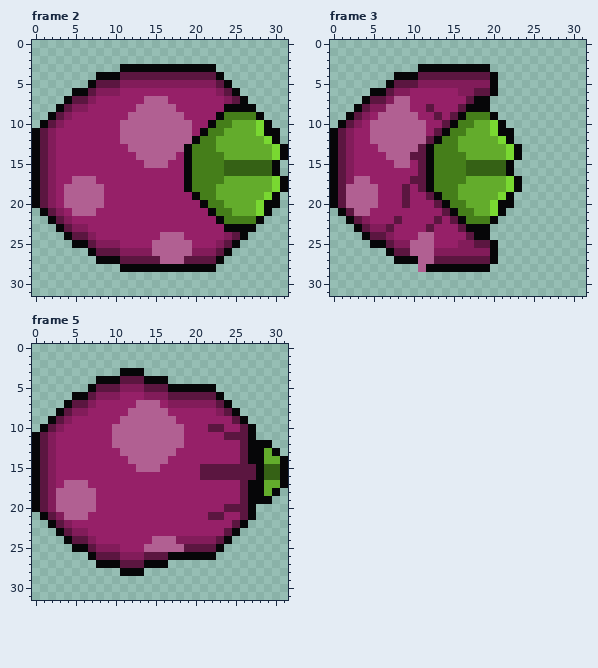
Two states of a pixel-art file, assets/sprites/legval/turret_epine.ase. The picture above was drawn from the file before the commit.
32x32 pixels, 5 frames. Shown: frame 2, frame 3, frame 5. The commit also changed other frames, which this record leaves out.
The same view after the edit:
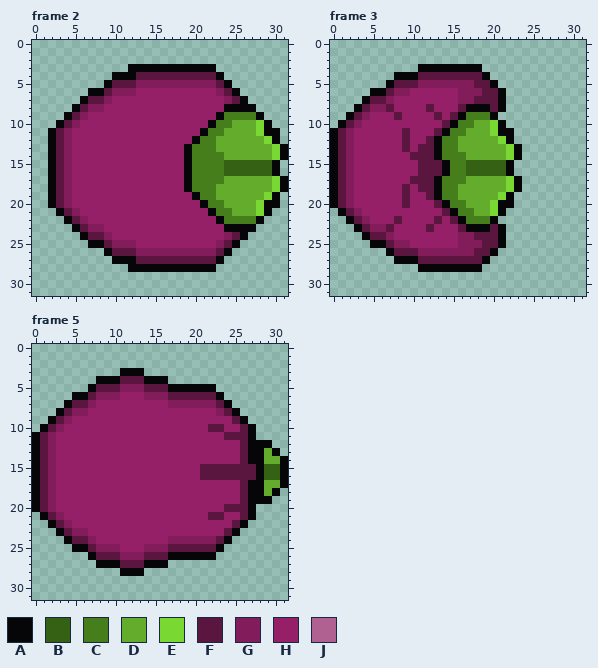
Palette (. is transparent): A #060608  B #356115  C #457e1a  D #63ac2c  E #79d831  F #5b1640  G #821c5a  H #962068  J #b16092
Change:
layer "Layer 5" now hidden
--- frame 2
@@ x 0..21 @@
  2 ......................
- 3 ...........AAAAAAAAAAA
- 4 ........AAAFFFFFFFFFFF
- 5 .......AFFFGGGGGGGGGGG
- 6 .....AAFGGGHHHHHHHHHHH
- 7 ....AFFGHHHHHHJJJHHHHH
- 8 ...AFGGHHHHHHJJJJJHHHH
- 9 ..AFGHHHHHHHJJJJJJJHHH
-10 .AFGHHHHHHHJJJJJJJJJHH
-11 AFGHHHHHHHHJJJJJJJJJHA
-12 AFGHHHHHHHHJJJJJJJJJAC
-13 AFGHHHHHHHHHJJJJJJJACC
-14 AFGHHHHHHHHHHJJJJJHACC
-15 AFGHHHHHHHHHHHJJJHHACC
-16 AFGHHHHHHHHHHHHHHHHACC
-17 AFGHHJJJHHHHHHHHHHHACC
-18 AFGHJJJJJHHHHHHHHHHACC
-19 AFGHJJJJJHHHHHHHHHHHAC
-20 AFGHJJJJJHHHHHHHHHHHHA
-21 .AFGHJJJHHHHHHHHHHHHHH
-22 ..AFGHHHHHHHHHHHHHHHHH
-23 ...AFGGHHHHHHHHHHHHHHH
-24 ....AFFGHHHHHHHHJJJHHH
-25 .....AAFGGGHHHHJJJJJHH
-26 .......AFFFGGGGJJJJJGG
-27 ........AAAFFFFFJJJFFF
-28 ...........AAAAAAAAAAA
+ 3 ............AAAAAAAAAA
+ 4 ..........AAAFFFFFFFFF
+ 5 .........AFFFGGGGGGGGG
+ 6 .......AAFGGGHHHHHHHHH
+ 7 ......AFFGHHHHHHHHHHHH
+ 8 .....AFGGHHHHHHHHHHHHH
+ 9 ....AFGHHHHHHHHHHHHHHH
+10 ...AFGHHHHHHHHHHHHHHHH
+11 ..AFGHHHHHHHHHHHHHHHHA
+12 ..AFGHHHHHHHHHHHHHHHAC
+13 ..AFGHHHHHHHHHHHHHHACC
+14 ..AFGHHHHHHHHHHHHHHACC
+15 ..AFGHHHHHHHHHHHHHHACC
+16 ..AFGHHHHHHHHHHHHHHACC
+17 ..AFGHHHHHHHHHHHHHHACC
+18 ..AFGHHHHHHHHHHHHHHACC
+19 ..AFGHHHHHHHHHHHHHHHAC
+20 ..AFGHHHHHHHHHHHHHHHHA
+21 ...AFGHHHHHHHHHHHHHHHH
+22 ....AFGHHHHHHHHHHHHHHH
+23 .....AFGGHHHHHHHHHHHHH
+24 ......AFFGHHHHHHHHHHHH
+25 .......AAFGGGHHHHHHHHH
+26 .........AFFFGGGGGGGGG
+27 ..........AAAFFFFFFFFF
+28 ............AAAAAAAAAA
 29 ......................
--- frame 3
@@ x 0..31 @@
  2 ................................
- 3 ...........AAAAAAAAA............
- 4 ........AAAFFFFFFFFFA...........
- 5 .......AFFFGGGGGGGGGA...........
- 6 .....AAFGGHHHHHHGGFFA...........
- 7 ....AFFGJJHHHHHHHFAA............
- 8 ...AFGGJJJHHFHHHFAAA............
- 9 ..AFGHJJJJJHHFHFACCCA...........
-10 .AFGHJJJJJJJHHFACCDDEA..........
-11 AFGHHJJJJJJJHFACCDDDEAA.........
-12 AFGHHJJJJJJJFACCDDDDDEA.........
-13 AFGHHHJJJJJFACCCDDDDDDEA........
-14 AFGHHHHJJJFFACCCCDDDDDEA........
-15 AFGHHHHHJJHFACCCCBBBBBA.........
-16 AFGHHHHHHHHFACCCCBBBBBA.........
-17 AFGJJHHHHHFFACCCCDDDDDEA........
-18 AFJJJJHHHFHFACCCDDDDDDEA........
-19 AFJJJJHHHFHHFACCDDDDDEA.........
-20 AFJJJJHHHFHHHFACCDDDEAA.........
-21 .AFJJHHHHHHHHHFACCDDEA..........
+ 3 ...........AAAAAAAA.............
+ 4 ........AAAFFFFFFFFA............
+ 5 .......AFFFGGGGGGGFFA...........
+ 6 .....AAFGGHHHHHHGGGFFA..........
+ 7 ....AFFGHHHHHHHHGGFFFA..........
+ 8 ...AFGGFHHHHFHHHFAAAFA..........
+ 9 ..AFGHHHFHHHHFHFACCCA...........
+10 .AFGHHHHHHHHHHFACCDDEA..........
+11 AFGHHHHHHFHHHFACCDDDEAA.........
+12 AFGHHHHHHFHHFACCDDDDDEA.........
+13 AFGHHHHHHFHFFACCDDDDDDEA........
+14 AFGHHHHHHHFFFACCCDDDDDEA........
+15 AFGHHHHHHHHFFFACCBBBBBA.........
+16 AFGHHHHHHHHFFFACCBBBBBA.........
+17 AFGHHHHHHHFFFACCCDDDDDEA........
+18 AFGHHHHHHFHFFACCDDDDDDEA........
+19 AFGHHHHHHFHHFACCDDDDDEA.........
+20 AFGHHHHHHFHHHFACCDDDEAA.........
+21 .AFGHHHHHHHHHHFACCDDEA..........
 22 ..AFGHHHFHHHHFHFACCCA...........
-23 ...AFGGFHHHHFHHHFAAA............
-24 ....AFFGHHHJJHHHHFAA............
-25 .....AAFGGJJJHHHGGFFA...........
-26 .......AFFJJJGGGGGGGA...........
-27 ........AAAJJFFFFFFFA...........
-28 ...........JAAAAAAAA............
+23 ...AFGGFHHHHFHHHFAAAFA..........
+24 ....AFFGHHHHHHHHGGFFFA..........
+25 .....AAFGGHHHHHHGGGFFA..........
+26 .......AFFFGGGGGGGFFA...........
+27 ........AAAFFFFFFFFA............
+28 ...........AAAAAAAA.............
 29 ................................
--- frame 5
@@ x 1..20 @@
  6 ....AAFGGGHHHGGGFFFF
- 7 ...AFFGHHHHHJJJHGGGG
- 8 ..AFGGHHHHHJJJJJHHHH
- 9 .AFGHHHHHHJJJJJJJHHH
-10 AFGHHHHHHJJJJJJJJJHH
-11 FGHHHHHHHJJJJJJJJJHH
-12 FGHHHHHHHJJJJJJJJJHH
-13 FGHHHHHHHHJJJJJJJHHH
-14 FGHHHHHHHHHJJJJJHHHH
-15 FGHHHHHHHHHHJJJHHHHH
+ 7 ...AFFGHHHHHHHHHGGGG
+ 8 ..AFGGHHHHHHHHHHHHHH
+ 9 .AFGHHHHHHHHHHHHHHHH
+10 AFGHHHHHHHHHHHHHHHHH
+11 FGHHHHHHHHHHHHHHHHHH
+12 FGHHHHHHHHHHHHHHHHHH
+13 FGHHHHHHHHHHHHHHHHHH
+14 FGHHHHHHHHHHHHHHHHHH
+15 FGHHHHHHHHHHHHHHHHHH
 16 FGHHHHHHHHHHHHHHHHHH
-17 FGHJJJHHHHHHHHHHHHHH
-18 FGJJJJJHHHHHHHHHHHHH
-19 FGJJJJJHHHHHHHHHHHHH
-20 FGJJJJJHHHHHHHHHHHHH
-21 AFGJJJHHHHHHHHHHHHHH
+17 FGHHHHHHHHHHHHHHHHHH
+18 FGHHHHHHHHHHHHHHHHHH
+19 FGHHHHHHHHHHHHHHHHHH
+20 FGHHHHHHHHHHHHHHHHHH
+21 AFGHHHHHHHHHHHHHHHHH
 22 .AFGHHHHHHHHHHHHHHHH
 23 ..AFGGHHHHHHHHHHHHHH
-24 ...AFFGHHHHHHHJJJGGG
-25 ....AAFGGGHHHJJJJJFF
+24 ...AFFGHHHHHHHHHGGGG
+25 ....AAFGGGHHHGGGFFFF
 26 ......AFFFGGGFFFAAAA
Pixel boxes of the changes (left, top, right, bottom) in both pictures:
changed: (32, 64, 192, 272)
changed: (458, 64, 506, 112)
changed: (346, 96, 450, 216)
changed: (410, 224, 506, 272)
changed: (56, 400, 184, 520)
changed: (144, 536, 184, 552)
